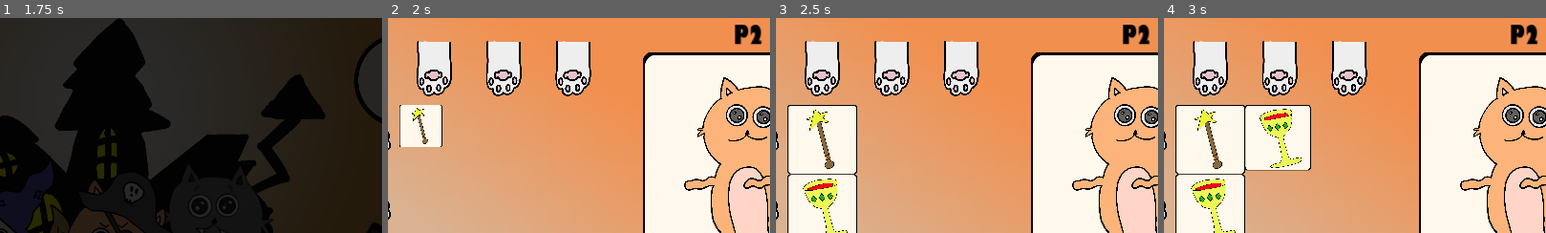
Above: before the commit, frames 1-4 (left to right).
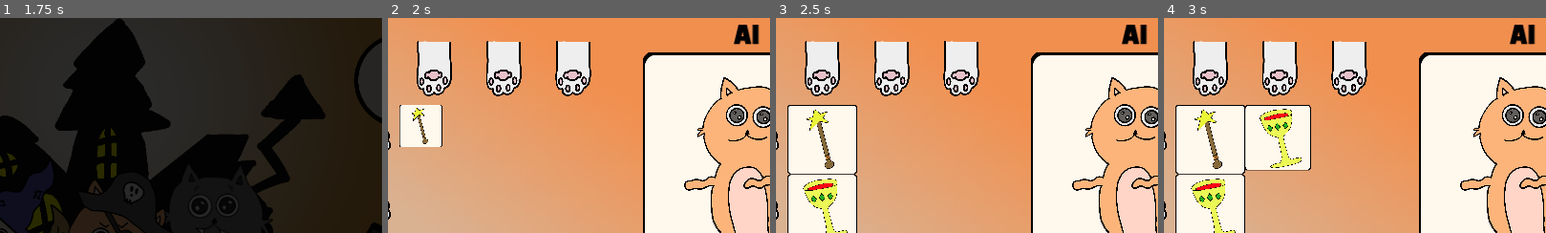
Above: after the commit, the same moments.

Repository: Zami77/CatCostumeParty
Game: Godot game, scene res://managers/GameManager.tscn
Same seed, same stepped clock (60 frames per second), same inputs: the game is played once before the commit and once after it. Sound files missing from this copy of the repository are replaced by a short silence.
Inputs (mouse positions are % of the whole screen's width and height, from its top left):
- Up to frame 1 (1.75 s): move the mouse to (72, 45) at 0.52 s; press the mouse at (72, 45) at 0.53 s; release the mouse at (72, 45) at 1.25 s; click "PLAY 1P" at 1.25 s
- Up to frame 2 (2 s): no input
- Up to frame 3 (2.5 s): click (34, 28) at 2 s
- Up to frame 4 (3 s): click (34, 44) at 2.75 s
The pictures show only the part of the screen within x 37-87%, y 0-50%; the shares and areas given below are measured in that part.

Frame 1 is identical in both runs. In frame 2, 0.4% of the frame differs, in the area x 90-98%, y 3-13%; in frame 3, 0.4%; in frame 4, 0.4%.

Commit message:
music added

Diff:
--- a/CatCostumeParty/managers/AudioManager.gd
+++ b/CatCostumeParty/managers/AudioManager.gd
@@ -1,6 +1,6 @@
 extends Node
 
-enum BgmPlaying { MAIN_MENU, MATCH }
+enum BgmPlaying { MAIN_MENU, MATCH, NONE }
 
 var num_players = 16
 var bus_master = "Master"
@@ -8,7 +8,7 @@
 var bus_music = "Music"
 
 var bgm_player = AudioStreamPlayer.new()
-var bgm_playing = BgmPlaying.MAIN_MENU
+var bgm_playing = BgmPlaying.NONE
 var available_players = []
 var sfx_queue = []
 
@@ -32,6 +32,14 @@
 var button_press = "res://ui/button_sfx/FA_Confirm_Button_1_1.wav"
 var button_hover = "res://ui/button_sfx/button_hover.wav"
 
+var main_menu_songs = [
+	"res://common/music/menu_theme.wav"
+]
+
+var match_songs = [
+	"res://common/music/match_music.wav"
+]
+
 func _ready():
 	for i in num_players:
 		var p = AudioStreamPlayer.new()
@@ -53,15 +61,33 @@
 func _on_bgm_player_finished():
 	match bgm_playing:
 		BgmPlaying.MAIN_MENU:
-			pass
+			bgm_playing = BgmPlaying.NONE
+			play_menu_theme()
 		BgmPlaying.MATCH:
-			play_battle_theme()
+			bgm_playing = BgmPlaying.NONE
+			play_match_theme()
 
-func play_battle_theme() -> void:
-	pass
+func play_bgm(sound_path):
+	_fadeout_bgm()
+	bgm_player.stream = load(sound_path)
+	bgm_player.play()
 
 func play_sfx(sound_path):
 	sfx_queue.append(sound_path)
+
+func play_match_theme() -> void:
+	if bgm_playing == BgmPlaying.MATCH:
+		return
+
+	bgm_playing = BgmPlaying.MATCH
+	play_bgm(match_songs[0])
+
+func play_menu_theme() -> void:
+	if bgm_playing == BgmPlaying.MAIN_MENU:
+		return
+
+	bgm_playing = BgmPlaying.MAIN_MENU
+	play_bgm(main_menu_songs[0])
 
 func _fadeout_bgm():
 	bgm_player.stop()
--- a/CatCostumeParty/managers/MatchManager.gd
+++ b/CatCostumeParty/managers/MatchManager.gd
@@ -11,7 +11,14 @@
 @export var timer_wait_on_start_of_ai_turn = 1.0
 @export var piece_movement_tween_duration = 0.35
 @export var dressed_cat_tween_duration = 0.35
-@export var is_ai = false
+@export var is_ai = false :
+	set(new_value):
+		is_ai = new_value
+
+		if is_ai:
+			p2_label.text = "AI"
+		else:
+			p2_label.text = "P2"
 
 @onready var costume_piece_grid: CostumePieceGrid = get_node("CostumePieceGrid")
 @onready var costume_cat_area_p1: Node2D = get_node("CostumeCatAreaP1")
@@ -20,6 +27,7 @@
 @onready var dressed_cat_area_p2: Node2D = get_node("DressedCatAreaP2")
 @onready var game_end_panel: GameEndPanel = get_node("CanvasLayer/GameEndPanel")
 @onready var turn_label: Label = get_node("TurnLabel")
+@onready var p2_label: Label = get_node("P2Label")
 
 enum TurnState { P1, P2, GAME_END, NONE }
 var turn_state = TurnState.P1
@@ -29,6 +37,7 @@
 var p2_dressed_cats = 0
 
 func _ready():
+	AudioManager.play_match_theme()
 	costume_piece_grid.select_disabled = true
 	costume_piece_grid.pieces_selected.connect(_on_pieces_selected)
 	game_end_panel.game_end_panel_option_selected.connect(_on_game_end_panel_option_selected)
@@ -57,6 +66,7 @@
 	turn_label.text = TurnState.keys()[turn_state] + " TURN"
 
 	if is_ai and turn_state == TurnState.P2:
+		turn_label.text = "AI TURN"
 		costume_piece_grid.select_disabled = true
 		_execute_ai_turn()
 	else:
@@ -78,7 +88,7 @@
 
 func _execute_game_win() -> void:
 	AudioManager.play_game_end()
-	game_end_panel.set_winning_player(winning_player)
+	game_end_panel.set_winning_player(winning_player, is_ai)
 	game_end_panel.visible = true
 	costume_piece_grid.select_disabled = true
 
--- a/CatCostumeParty/ui/credits_screen/CreditsScreen.tscn
+++ b/CatCostumeParty/ui/credits_screen/CreditsScreen.tscn
@@ -29,8 +29,9 @@
 text = "Game by Iris Aclan & Dan Lungaro
 
 Programming: Dan Lungaro
-
 Art: Iris Aclan
+Sound Effects: Game Dev Marketplace
+Music: CyberWave Orchestra
 
 Made with Godot Game Engine"
 fit_content = true
--- a/CatCostumeParty/ui/game_end_panel/GameEndPanel.gd
+++ b/CatCostumeParty/ui/game_end_panel/GameEndPanel.gd
@@ -13,8 +13,11 @@
 	play_button.pressed.connect(_on_button_pressed.bind(Option.PLAY))
 	main_menu_button.pressed.connect(_on_button_pressed.bind(Option.MAIN_MENU))
 
-func set_winning_player(winning_player: MatchManager.TurnState) -> void:
+func set_winning_player(winning_player: MatchManager.TurnState, is_ai: bool) -> void:
 	winner_label.text = "%s WINS!" % MatchManager.TurnState.keys()[winning_player]
+
+	if winning_player == MatchManager.TurnState.P2 and is_ai:
+		winner_label.text = "AI WINS!"
 
 func _on_button_pressed(option: Option) -> void:
 	emit_signal("game_end_panel_option_selected", option)
--- a/CatCostumeParty/ui/instructions_screen/InstructionsScreen.tscn
+++ b/CatCostumeParty/ui/instructions_screen/InstructionsScreen.tscn
@@ -26,11 +26,11 @@
 offset_bottom = 640.0
 theme = ExtResource("2_thrf1")
 theme_override_font_sizes/normal_font_size = 48
-text = "It's Halloween and you need to help your cat friends get dressed into costumes! First player to 5 cats in costume wins.
+text = "It's Halloween and you need to help your cat friends get dressed into costumes! First player to dress up 5 cats wins.
 
-Each player starts with a cat that has the required costume pieces below it. Select a row or column to get the pieces.
+Each player starts with a cat that has the required costume pieces below it. Click a paw to select a row or column to get the costume pieces.
 
-Keep in mind, the row or column that's been selected can not be selected the next player's turn!
+Keep in mind, the cat paw that's been selected can not be selected during the next player's turn!
 
 "
 fit_content = true
--- a/CatCostumeParty/ui/main_menu/MainMenu.gd
+++ b/CatCostumeParty/ui/main_menu/MainMenu.gd
@@ -11,6 +11,7 @@
 enum Option { PLAY_1P, PLAY_2P, INSTRUCTIONS, CREDITS }
 
 func _ready():
+	AudioManager.play_menu_theme()
 	play_1p_button.pressed.connect(_on_button_pressed.bind(Option.PLAY_1P))
 	play_2p_button.pressed.connect(_on_button_pressed.bind(Option.PLAY_2P))
 	instructions_button.pressed.connect(_on_button_pressed.bind(Option.INSTRUCTIONS))
Not shown, added: CatCostumeParty/common/music/match_music.wav.import
Not shown, added: CatCostumeParty/common/music/menu_theme.wav.import
Not shown, added: CatCostumeParty/common/music/match_music.wav
Not shown, added: CatCostumeParty/common/music/menu_theme.wav
